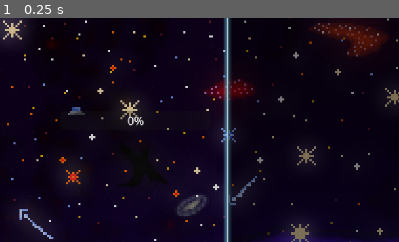
Above: before the commit, frame 1.
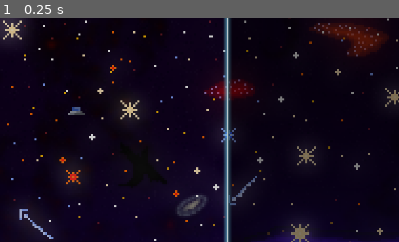
Above: after the commit, the same moment.

Repository: Rafael-VP/Rockstar
Game: Godot game, scene res://scenes/game.tscn
The game is run twice, just before and just after one commit, with the same random seed, the same clock (stepped at 60 frames per second) and the same inputs. This scene is started directly instead of the project's main scene. Sound files missing from this copy of the repository are replaced by a short silence.
Inputs:
- Up to frame 1 (0.25 s): no input
The pictures show only the part of the screen within x 0-50%, y 0-50%; the shares and areas given below are measured in that part.

The runs differ from the first frame. In frame 1, 0.2% of the frame differs, in the area x 17-43%, y 41-50%.
Error in both runs: Invalid type in GDScript utility function "load()". Cannot convert argument 1 from Nil to String. (res://scripts/game.gd:36)

Commit message:
Returning to song selection after beatmap is over

Diff:
--- a/scenes/game.tscn
+++ b/scenes/game.tscn
@@ -171,12 +171,6 @@
 icon_alignment = 1
 vertical_icon_alignment = 2
 
-[node name="ProgressBar" type="ProgressBar" parent="."]
-offset_left = 86.0
-offset_top = 132.0
-offset_right = 296.0
-offset_bottom = 159.0
-
 [node name="HealthBar" type="TextureProgressBar" parent="."]
 offset_left = 815.0
 offset_top = 635.0
@@ -188,6 +182,7 @@
 texture_progress = ExtResource("13_yp4h4")
 script = ExtResource("14_jte2l")
 
+[connection signal="finished" from="AudioStreamPlayer" to="." method="_on_audio_stream_player_finished"]
 [connection signal="file_selected" from="BeatmapFileDialog" to="." method="_on_beatmap_file_dialog_file_selected"]
 [connection signal="pressed" from="PauseMenu/QuitButton" to="PauseMenu" method="_on_quit_button_pressed"]
 [connection signal="pressed" from="PauseMenu/ContinueButton" to="PauseMenu" method="_on_continue_button_pressed"]
--- a/scripts/game.gd
+++ b/scripts/game.gd
@@ -66,3 +66,10 @@
 #		start_gameplay()
 #	else:
 #		print("Failed to load beatmap.")
+
+
+
+func _on_audio_stream_player_finished() -> void:
+	# Beatmap is over
+	get_tree().change_scene_to_file("res://scenes/song_selection.tscn")
+	pass # Replace with function body.
--- a/scripts/song_selection.gd
+++ b/scripts/song_selection.gd
@@ -1,6 +1,7 @@
 extends Control
 
 @onready var song_list = $ScrollContainer/VBoxContainer
+
 var beatmap_dir = "res://beatmaps/"
 var fv
 
